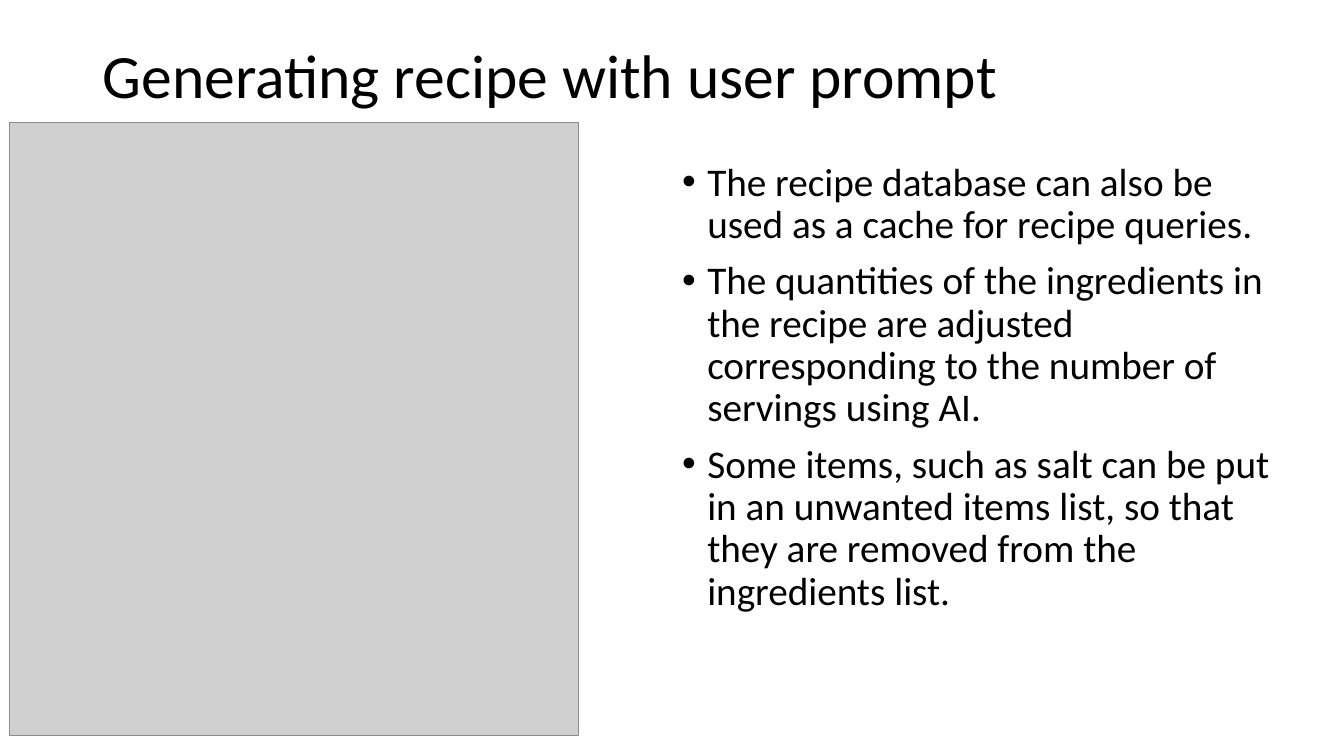
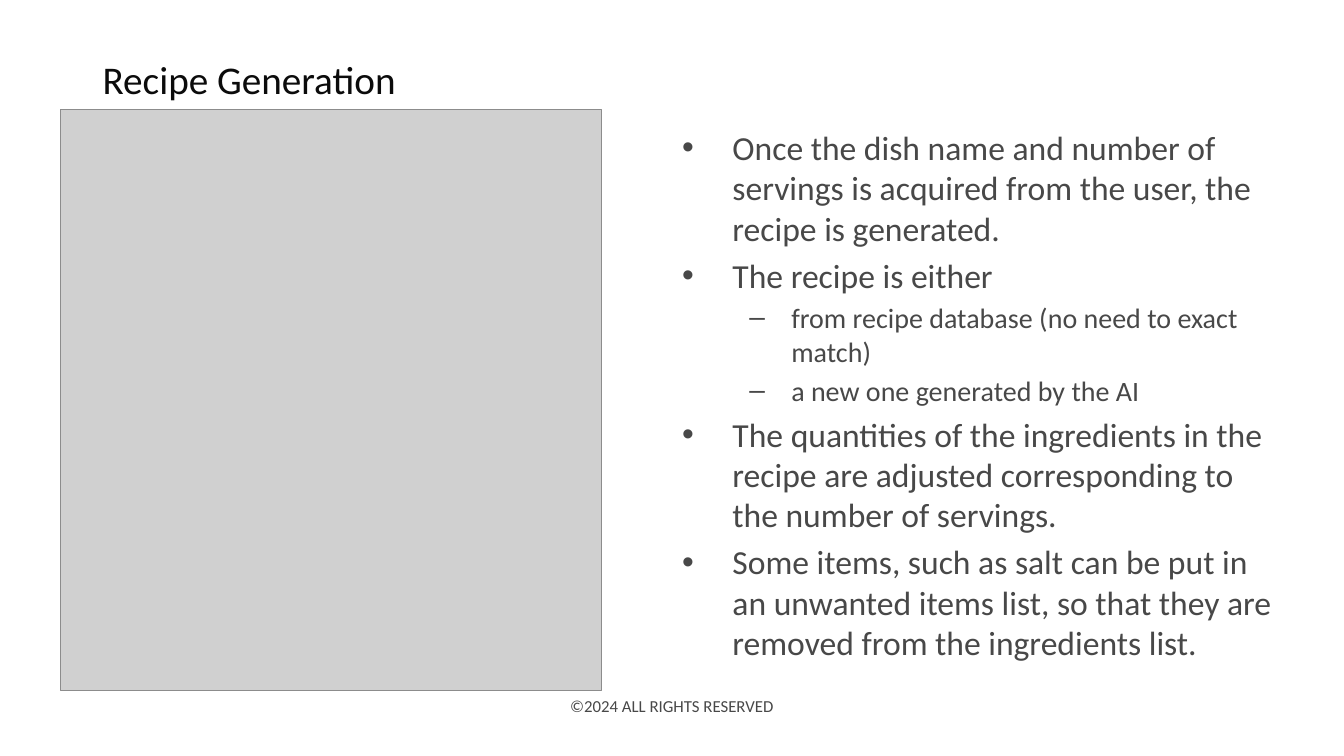
Before and after one commit to deepnetworkgmbh/generative-ai, a slide deck: slide 9 of recipe_generation/Presentation.pptx. Drawn at 1344x756 pixels with LibreOffice and Linux fonts; fonts in the diff are those of the drawing; grey boxes stand for pictures; background and template pictures are left out. Boxes give left, top, right and bottom in pixels: in the first picture for what was removed or moved away, otherwise in the second. Text is boxed around its words. In the diff, an @@ line names an element or a change of style, - is before the commit and + after.

Commit message:
(recipe_generation): Updated the presentation

```diff
--- a/recipe_generation/Presentation.pptx
+++ b/recipe_generation/Presentation.pptx
@@ title at bbox=[103, 67, 396, 101]: text changed; size 44 to 28 pt; text colour #000000 to #0B0B0B @@
-Generating recipe with user prompt
+Recipe Generation
@@ picture: place and size @@
-picture at bbox=[9, 123, 578, 736]
+picture at bbox=[60, 109, 601, 691]
@@ text "Once the dish name and ...": place and size @@
-text "Once the dish name and ..." at bbox=[707, 168, 1269, 612]
+text "Once the dish name and ..." at bbox=[732, 136, 1271, 661]
@@ text at bbox=[732, 136, 1262, 533]: text changed; size 28 to 24 pt; text colour #000000 to #484848 @@
-• The recipe database can also be used as a cache for recipe queries.
-• The quantities of the ingredients in the recipe are adjusted corresponding to the number of servings using AI.
+• Once the dish name and number of servings is acquired from the user, the recipe is generated.
+• The recipe is either
+  – from recipe database (no need to exact match)
+  – a new one generated by the AI
+• The quantities of the ingredients in the recipe are adjusted corresponding to the number of servings.
@@ text at bbox=[732, 550, 1271, 661]: size 28 to 24 pt, text colour #000000 to #484848 in "Some items, such as salt can be ..."; indent changed; line spacing 0.9 to 1; less space between paragraphs @@
@@ text added at bbox=[570, 700, 773, 712], 12 pt, text #484848 @@
+©2024 ALL RIGHTS RESERVED
```
Also in this commit, not shown: 16 other slides changed, 4 slides added, 3 slides removed, 1 other file.
